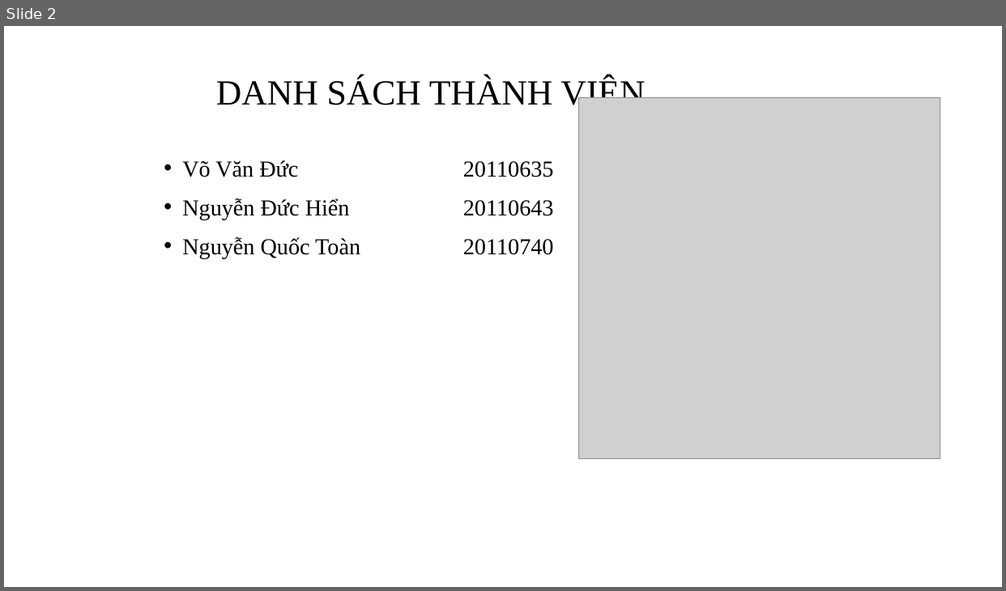
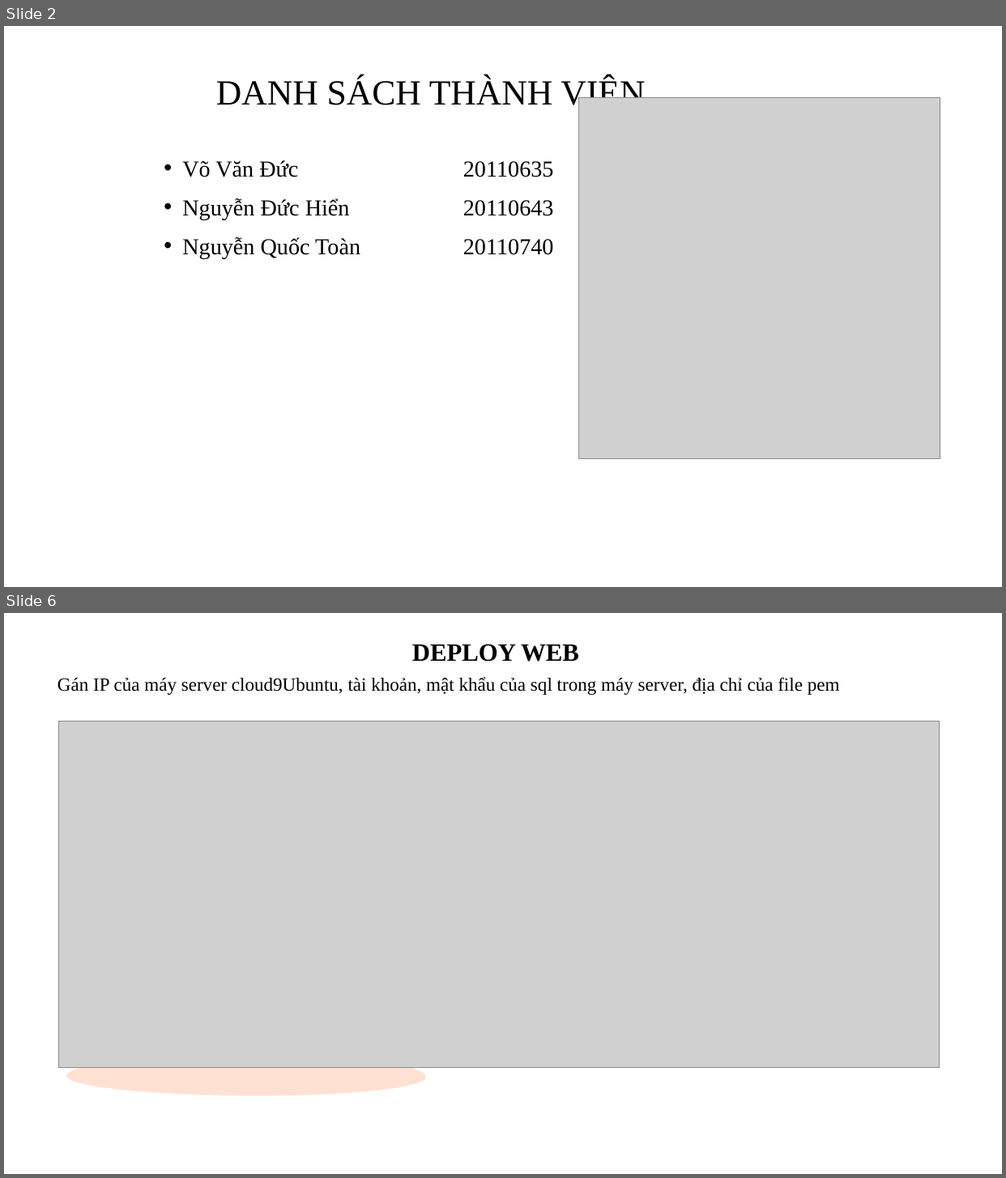
Before and after one commit to DucHienIT/ProjectCloudComputing-RemoteDockerController, a slide deck: Nhom2_thuyetTrinhVideoNhomTruoc.pptx. Shown one above the other, each under a label of ours: slide 2 before the commit, slides 2 and 6 after it; the slides between them are not shown. The pictures are 1006x591 and 1006x1178 pixels, drawn with LibreOffice and Linux fonts; fonts in the diff are those of the drawing; grey boxes stand for pictures. Boxes give left, top, right and bottom in pixels: in the first picture for what was removed or moved away, otherwise in the second. Text is boxed around its words. In the diff, an @@ line names an element or a change of style, - is before the commit and + after.

```diff
--- a/Nhom2_thuyetTrinhVideoNhomTruoc.pptx
+++ b/Nhom2_thuyetTrinhVideoNhomTruoc.pptx
@@ slide 6 added at (4,613,1002,1174), background #FFFFFF @@
@@ subtitle added at (412,644,579,662), 24 pt, text #000000, bold @@
+DEPLOY WEB
@@ text added at (57,677,840,695), 18 pt, text #000000 @@
+Gán IP của máy server cloud9Ubuntu, tài khoản, mật khẩu của sql trong máy server, địa chỉ của file pem
@@ picture added at (58,722,940,1068) @@
@@ freeform shape added at (50,1054,454,1097), fill #FFB088 at 37% opacity @@
```
Also in this commit, not shown: 10 other slides added, 10 slides removed.
